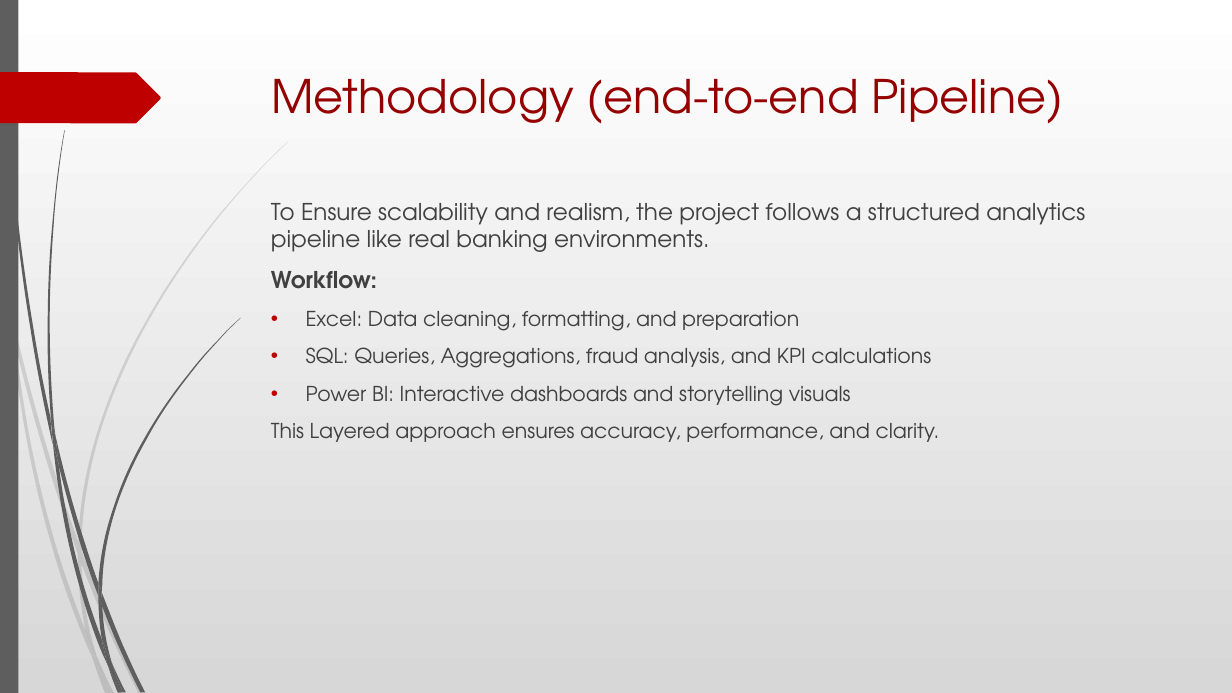
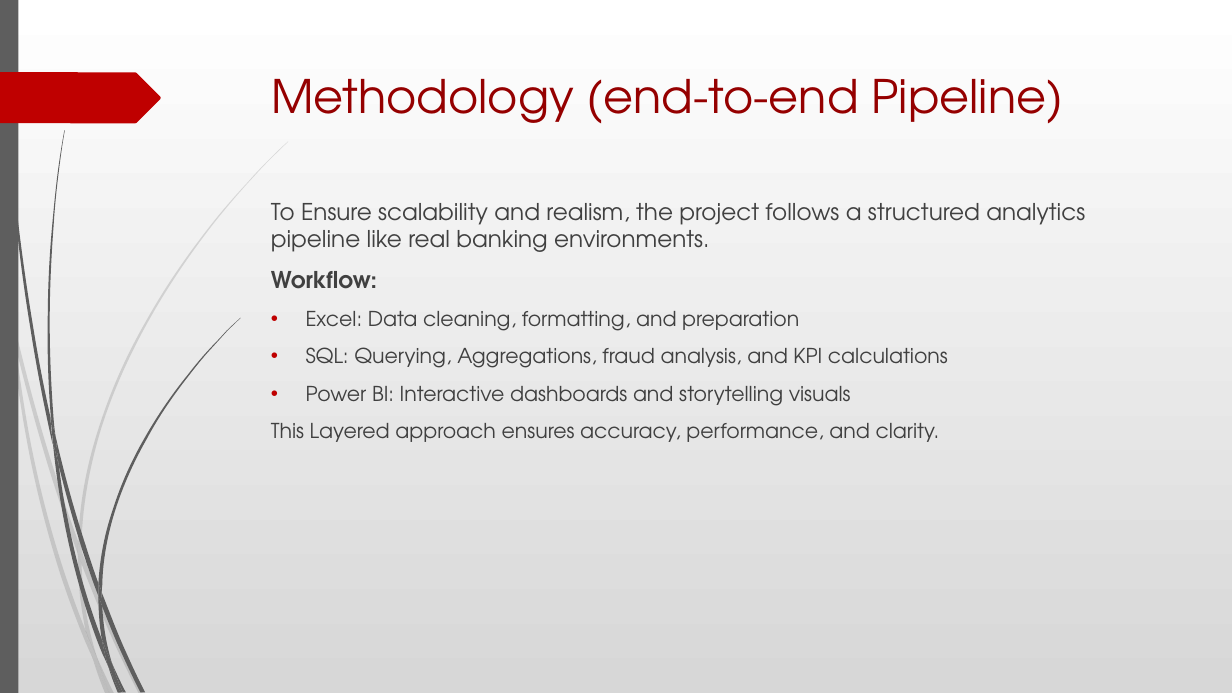
Before and after one commit to Garvdudy/ETL-Banking-Transactions-Combined-Pipeline-Project, a slide deck: slide 6 of Global Banking Fraud Detection & Risk Analysis Presentation.pptx. Drawn at 1232x693 pixels with LibreOffice and Linux fonts; fonts in the diff are those of the drawing. Boxes give left, top, right and bottom in pixels: in the first picture for what was removed or moved away, otherwise in the second. Text is boxed around its words. In the diff, an @@ line names an element or a change of style, - is before the commit and + after.

```diff
--- a/Global Banking Fraud Detection & Risk Analysis Presentation.pptx
+++ b/Global Banking Fraud Detection & Risk Analysis Presentation.pptx
@@ text at (x1=306, y1=347, x2=948, y2=368): text changed @@
-• SQL: Queries, Aggregations, fraud analysis, and KPI calculations
+• SQL: Querying, Aggregations, fraud analysis, and KPI calculations
```
Also in this commit, not shown: 3 slides added, 1 slide removed, 1 other file.
